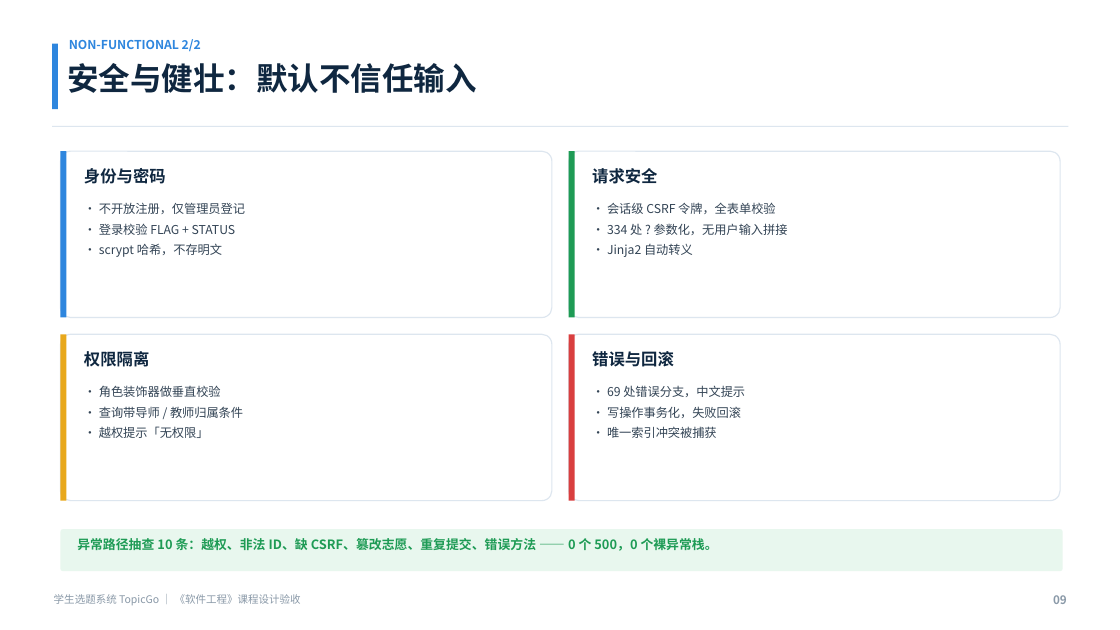
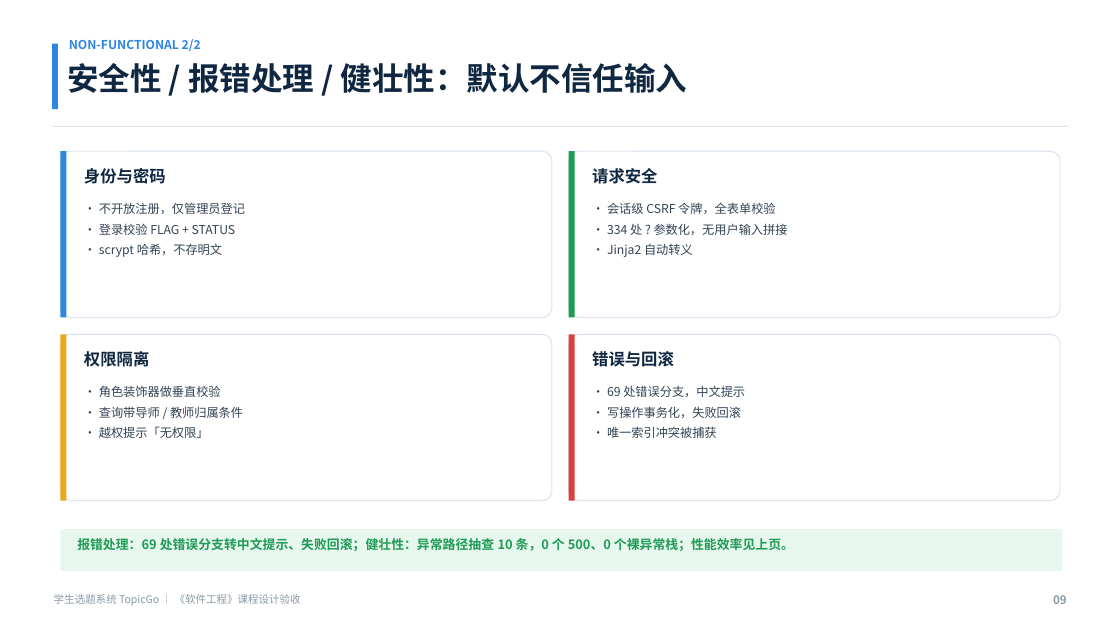
Before and after one commit to haixiaoyuntian/topicgo, a slide deck: slide 9 of student-topic-system/验收/TopicGo-验收汇报.pptx. Drawn at 1120x630 pixels with LibreOffice and Linux fonts; fonts in the diff are those of the drawing. Boxes give left, top, right and bottom in pixels: in the first picture for what was removed or moved away, otherwise in the second. Text is boxed around its words. In the diff, an @@ line names an element or a change of style, - is before the commit and + after.

```diff
--- a/student-topic-system/验收/TopicGo-验收汇报.pptx
+++ b/student-topic-system/验收/TopicGo-验收汇报.pptx
@@ text at (67, 63, 688, 93): text changed @@
-安全与健壮：默认不信任输入
+安全性 / 报错处理 / 健壮性：默认不信任输入
@@ text at (77, 538, 794, 551): text changed @@
-异常路径抽查 10 条：越权、非法 ID、缺 CSRF、篡改志愿、重复提交、错误方法 —— 0 个 500，0 个裸异常栈。
+报错处理：69 处错误分支转中文提示、失败回滚；健壮性：异常路径抽查 10 条，0 个 500、0 个裸异常栈；性能效率见上页。
```
Also in this commit, not shown: 11 other slides changed, 2 other files.
